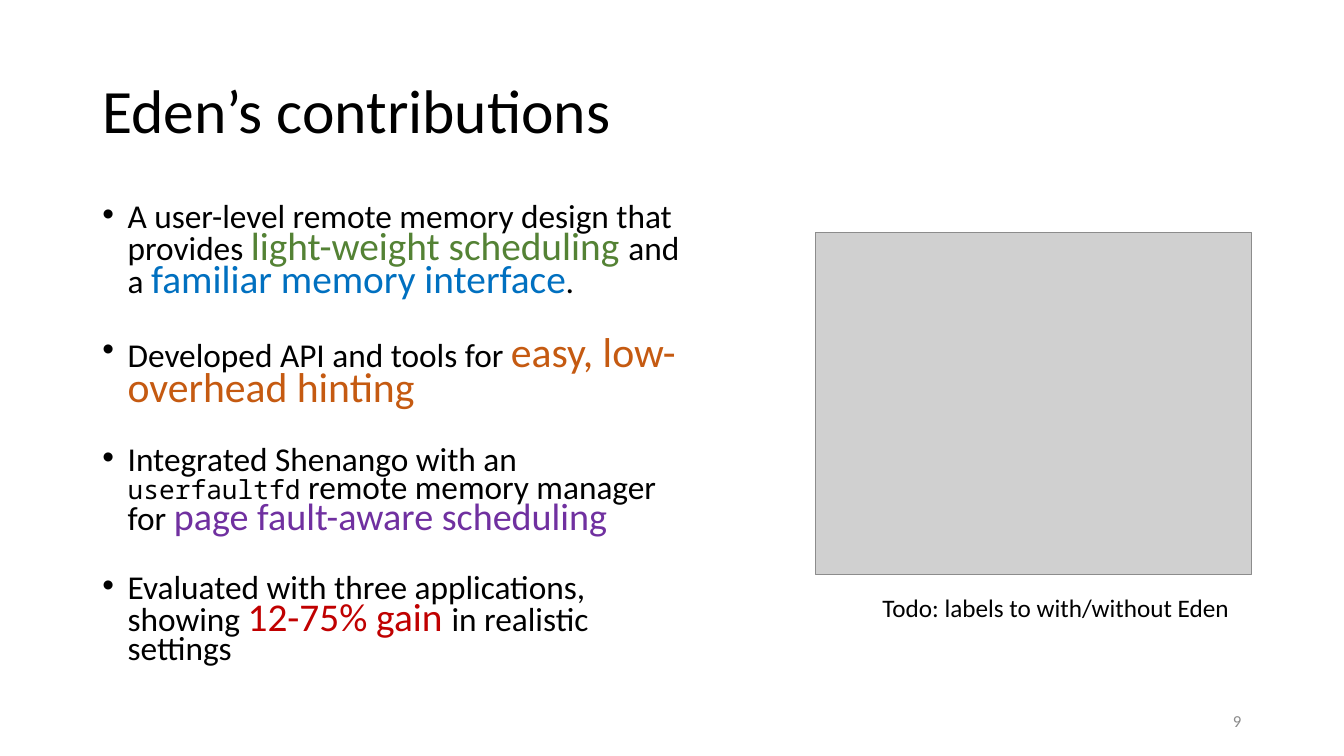
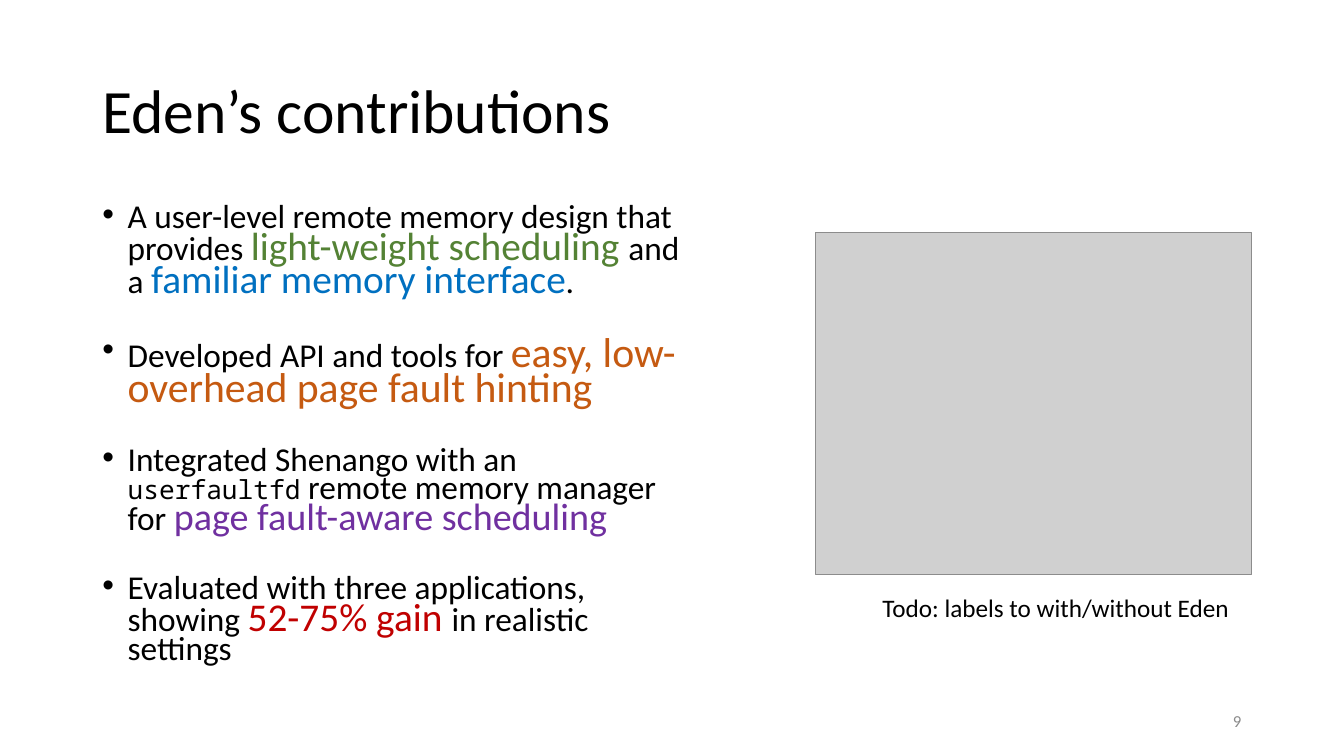
Before and after one commit to eden-farmem/eden-all, a slide deck: slide 9 of doc/talks/asplos.pptx. Drawn at 1344x756 pixels with LibreOffice and Linux fonts; fonts in the diff are those of the drawing; grey boxes stand for pictures. Boxes give left, top, right and bottom in pixels: in the first picture for what was removed or moved away, otherwise in the second. Text is boxed around its words. In the diff, an @@ line names an element or a change of style, - is before the commit and + after.

```diff
--- a/doc/talks/asplos.pptx
+++ b/doc/talks/asplos.pptx
@@ text at [128, 338, 676, 409]: text changed @@
-• Developed API and tools for easy, low-overhead hinting
+• Developed API and tools for easy, low-overhead page fault hinting
@@ text at [128, 576, 588, 666]: text changed @@
-• Evaluated with three applications, showing 12-75% gain in realistic settings
+• Evaluated with three applications, showing 52-75% gain in realistic settings
```
Also in this commit, not shown: 16 other slides changed, 17 slides added, 59 slides removed, 1 other file.
